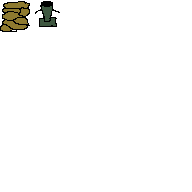
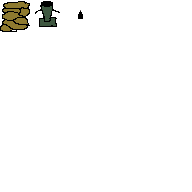
Comparing the layer stacks of the two 192×192 images. Changes:
painted on "Paint Layer 1" over [78, 10, 83, 19]
